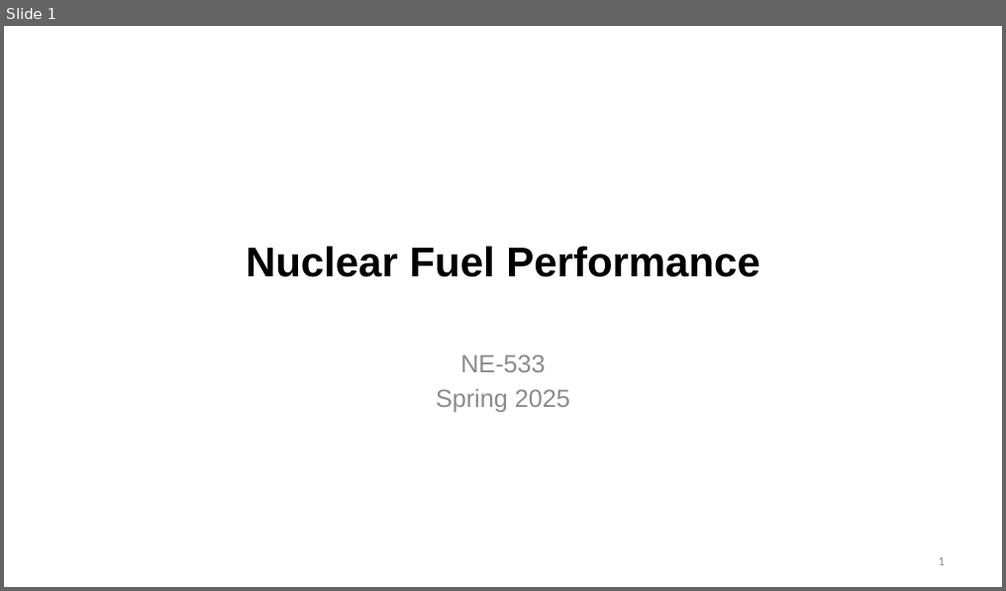
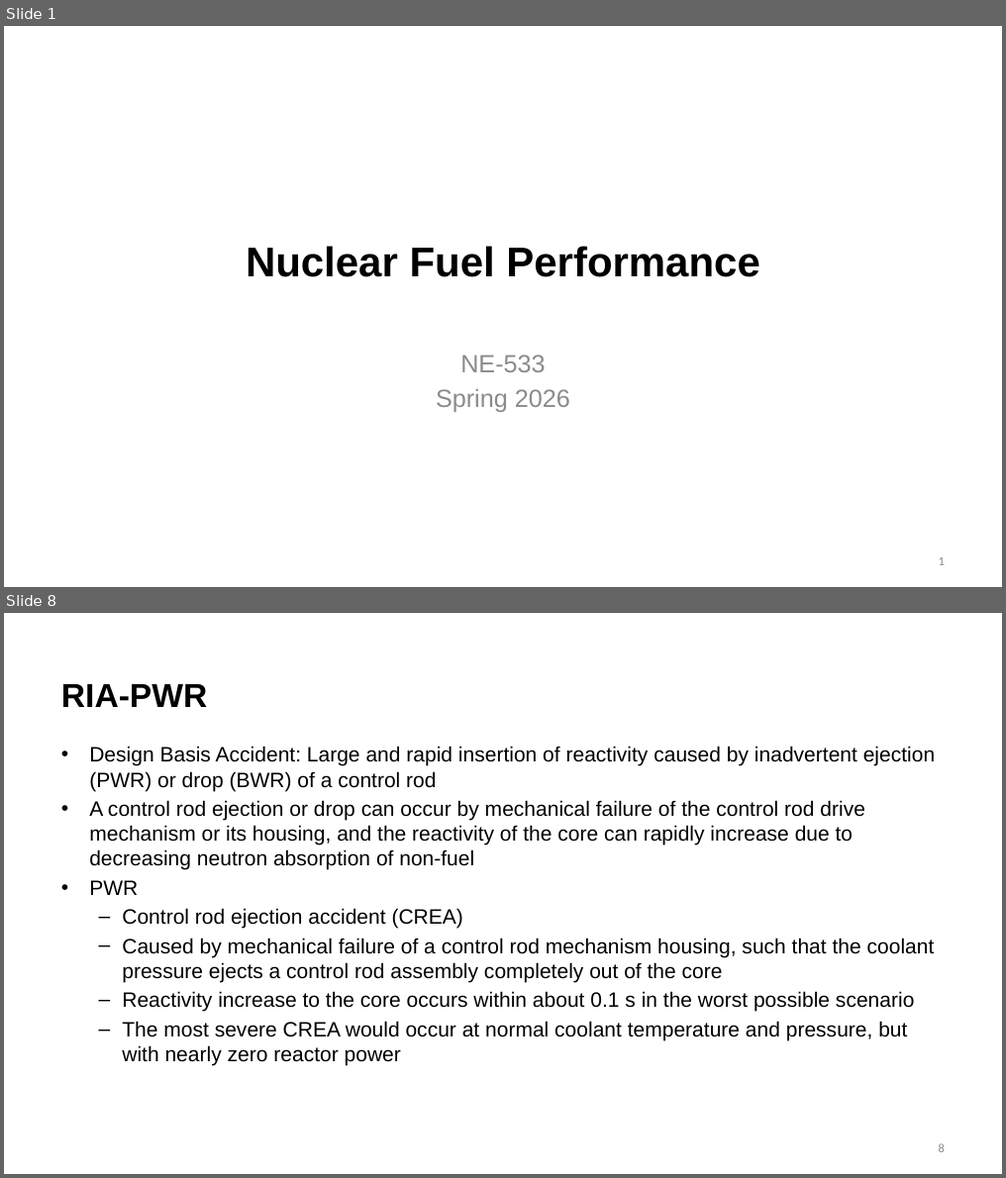
Before and after one commit to benbeeler/TEACHING, a slide deck: Nuclear_Fuel_Performance/NE533_Spring2026/Module4/Lec18_Accidents.pptx. Shown one above the other, each under a label of ours: slide 1 before the commit, slides 1 and 8 after it; the slides between them are not shown. The pictures are 1006x591 and 1006x1178 pixels, drawn with LibreOffice and Linux fonts; fonts in the diff are those of the drawing; background and template pictures are left out. Boxes give left, top, right and bottom in pixels: in the first picture for what was removed or moved away, otherwise in the second. Text is boxed around its words. In the diff, an @@ line names an element or a change of style, - is before the commit and + after.

```diff
--- a/Nuclear_Fuel_Performance/NE533_Spring2026/Module4/Lec18_Accidents.pptx
+++ b/Nuclear_Fuel_Performance/NE533_Spring2026/Module4/Lec18_Accidents.pptx
@@ slide 8 added at [4, 613, 1002, 1174], background #FFFFFF @@
@@ title added at [61, 684, 207, 707], 32 pt, text #000000, bold @@
+RIA-PWR
@@ text added at [89, 746, 935, 1065], 20 pt, text #000000 @@
+• Design Basis Accident: Large and rapid insertion of reactivity caused by inadvertent ejection (PWR) or drop (BWR) of a control rod
+• A control rod ejection or drop can occur by mechanical failure of the control rod drive mechanism or its housing, and the reactivity of the core can rapidly increase due to decreasing neutron absorption of non-fuel
+• PWR
+  – Control rod ejection accident (CREA)
+  – Caused by mechanical failure of a control rod mechanism housing, such that the coolant pressure ejects a control rod assembly completely out of the core
+  – Reactivity increase to the core occurs within about 0.1 s in the worst possible scenario
+  – The most severe CREA would occur at normal coolant temperature and pressure, but with nearly zero reactor power
@@ page number added at [939, 1144, 944, 1153], 12 pt, text #8C8C8C @@
+8
@@ slide 1 changed as well @@
@@ subtitle at [436, 389, 570, 412]: text changed @@
-Spring 2025
+Spring 2026
```
Also in this commit, not shown: 2 other slides changed, 24 other slides added, 12 slides removed, 17 other files.
